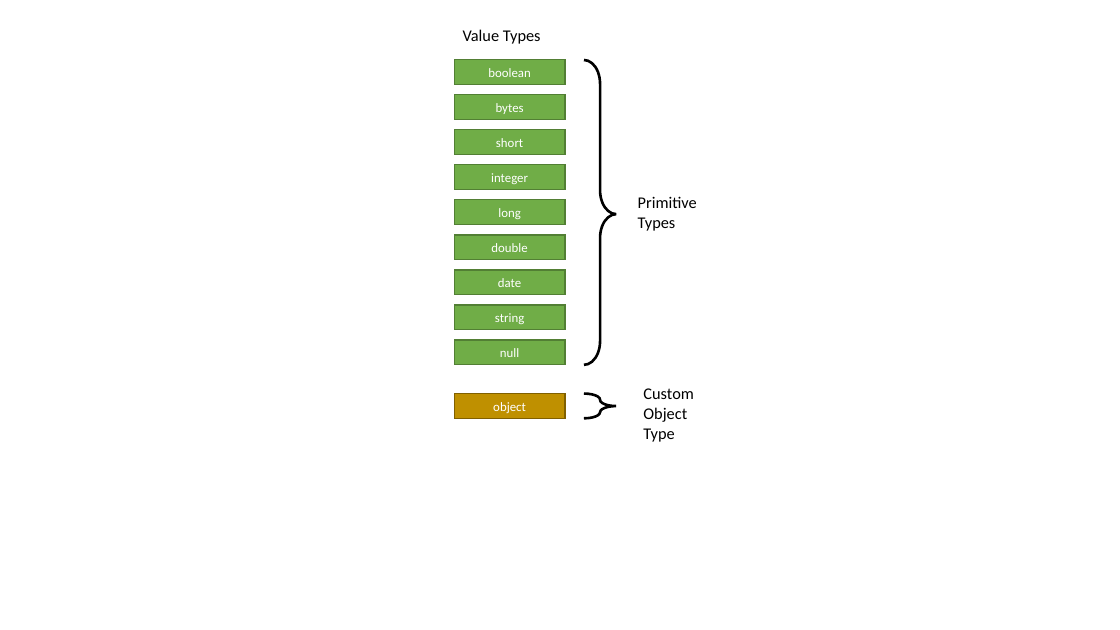
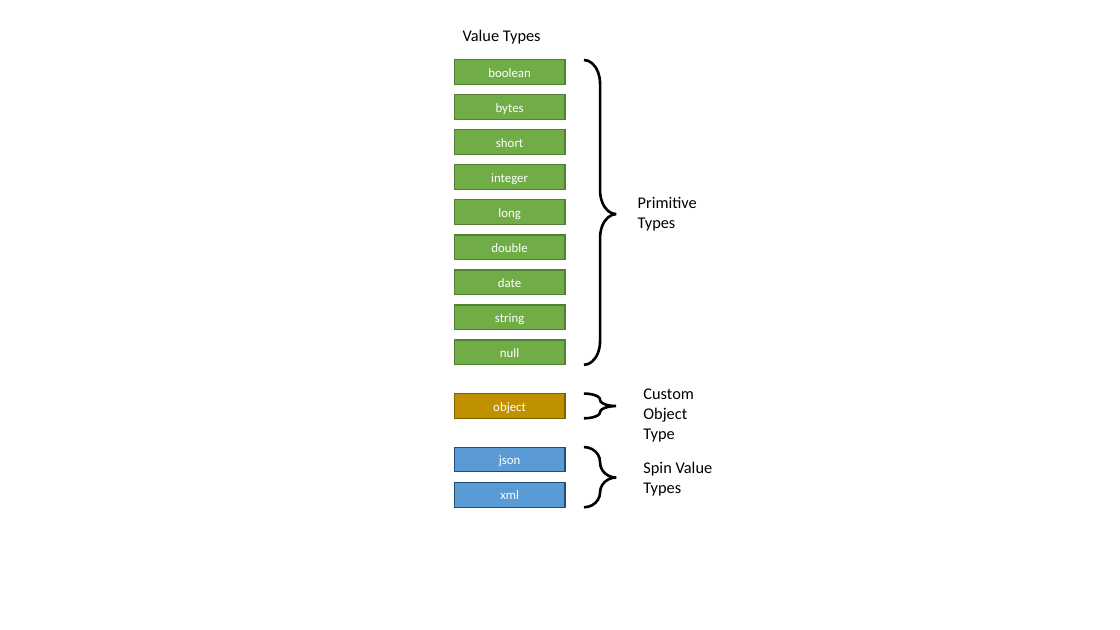
Before and after one commit to camunda/camunda-docs-manual, a slide deck: slide 5 of develop/drawings/variables.pptx. Drawn at 1120x630 pixels with LibreOffice and Linux fonts; fonts in the diff are those of the drawing. Boxes give left, top, right and bottom in pixels: in the first picture for what was removed or moved away, otherwise in the second. Text is boxed around its words. In the diff, an @@ line names an element or a change of style, - is before the commit and + after.

Commit message:
chore(variables): add spin value types to types overview
related to CAM-3883

```diff
--- a/develop/drawings/variables.pptx
+++ b/develop/drawings/variables.pptx
@@ rectangle added at box(455, 447, 565, 472), fill #5B9BD5, outline #1F4E79 1 pt, 11 pt, text #FFFFFF @@
+json
@@ right brace added at box(584, 447, 616, 507), outline #000000 2.25 pt @@
@@ text added at box(643, 461, 713, 496), 14 pt, text #000000 @@
+Spin Value Types
@@ rectangle added at box(455, 482, 565, 507), fill #5B9BD5, outline #1F4E79 1 pt, 11 pt, text #FFFFFF @@
+xml
```
Also in this commit, not shown: 1 other file.
